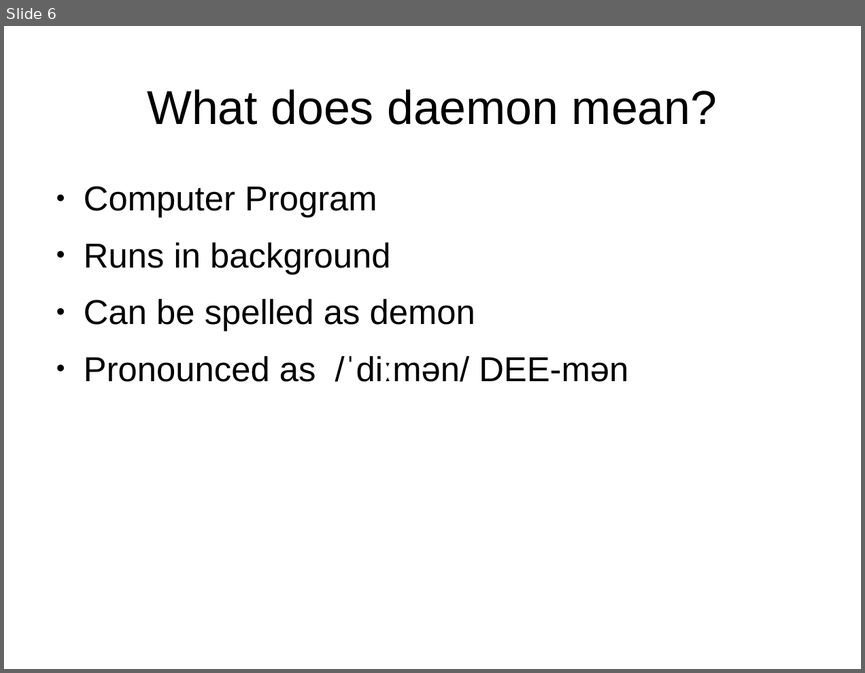
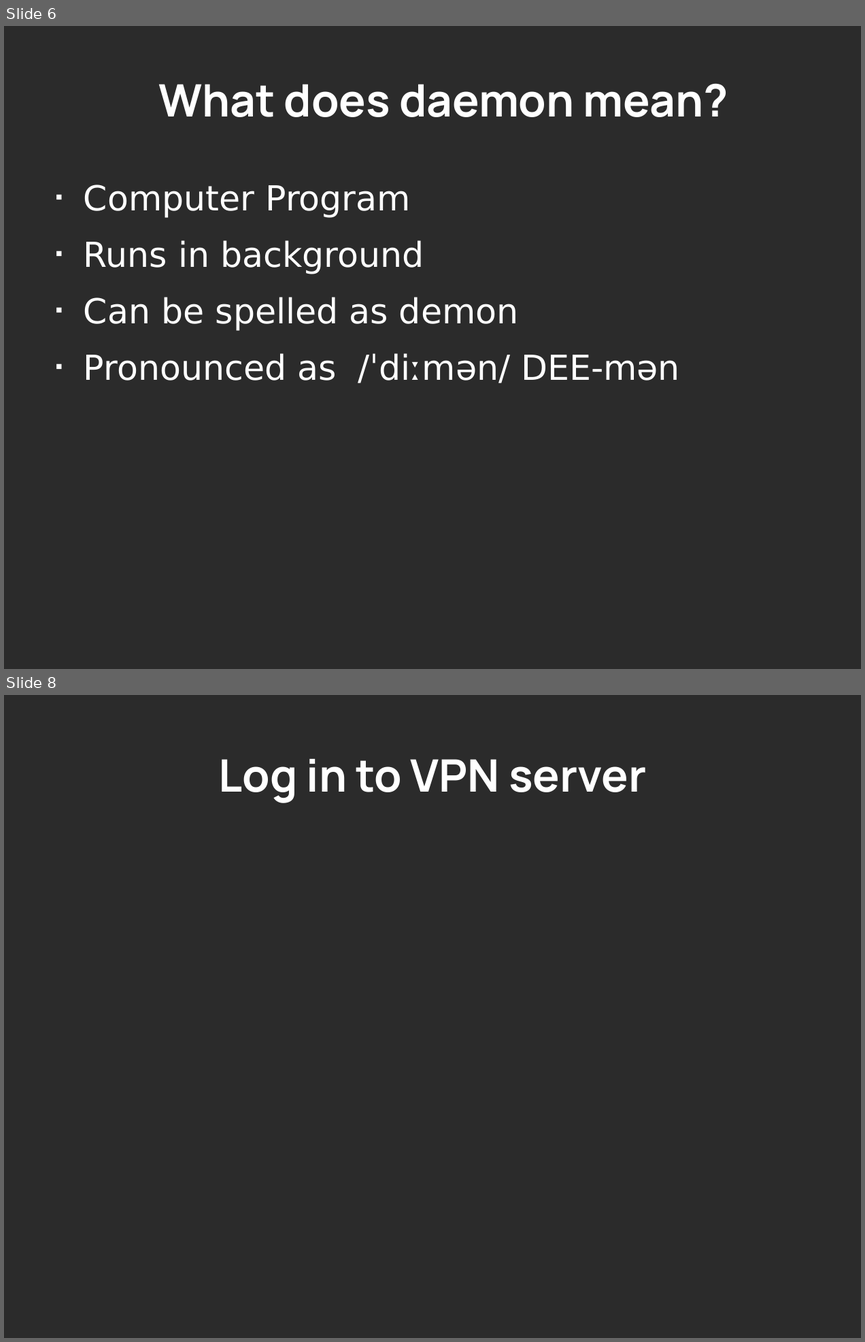
Before and after one commit to Oflameo/openvpn_ws, a slide deck: openvpn.odp. Shown one above the other, each under a label of ours: slide 6 before the commit, slides 6 and 8 after it; the slides between them are not shown. The pictures are 865x673 and 865x1342 pixels, drawn with LibreOffice and Linux fonts; fonts in the diff are those of the drawing; background and template pictures are left out; a plain dark background stands for a picture behind light text. Boxes give left, top, right and bottom in pixels: in the first picture for what was removed or moved away, otherwise in the second. Text is boxed around its words. In the diff, an @@ line names an element or a change of style, - is before the commit and + after.

Commit message:
Changed theme.

```diff
--- a/openvpn.odp
+++ b/openvpn.odp
@@ slide 8 added at bbox=[4, 695, 861, 1338], background picture (left out) @@
@@ title added at bbox=[218, 759, 646, 803], 41.4 pt, text #FFFFFF, bold @@
+Log in to VPN server
@@ slide 6 changed as well @@
@@ background #FFFFFF to picture (left out) @@
@@ title "What does daemon mean?": place and size @@
-title "What does daemon mean?" at bbox=[147, 89, 717, 125]
+title "What does daemon mean?" at bbox=[158, 83, 728, 117]
@@ title "What does daemon mean?" at bbox=[158, 83, 728, 117]: size 44 to 41.4 pt, font Arial to Manrope, text colour #000000 to #FFFFFF, bold on @@
@@ text "Computer Program" at bbox=[84, 184, 680, 383]: size 32 to 31.9 pt, font Arial to DejaVu Sans, text colour #000000 to #FFFFFF; bullet ● to ■; bullet colour #000000 to #FFFFFF @@
```
Also in this commit, not shown: 5 other slides changed, 1 other slide added.
